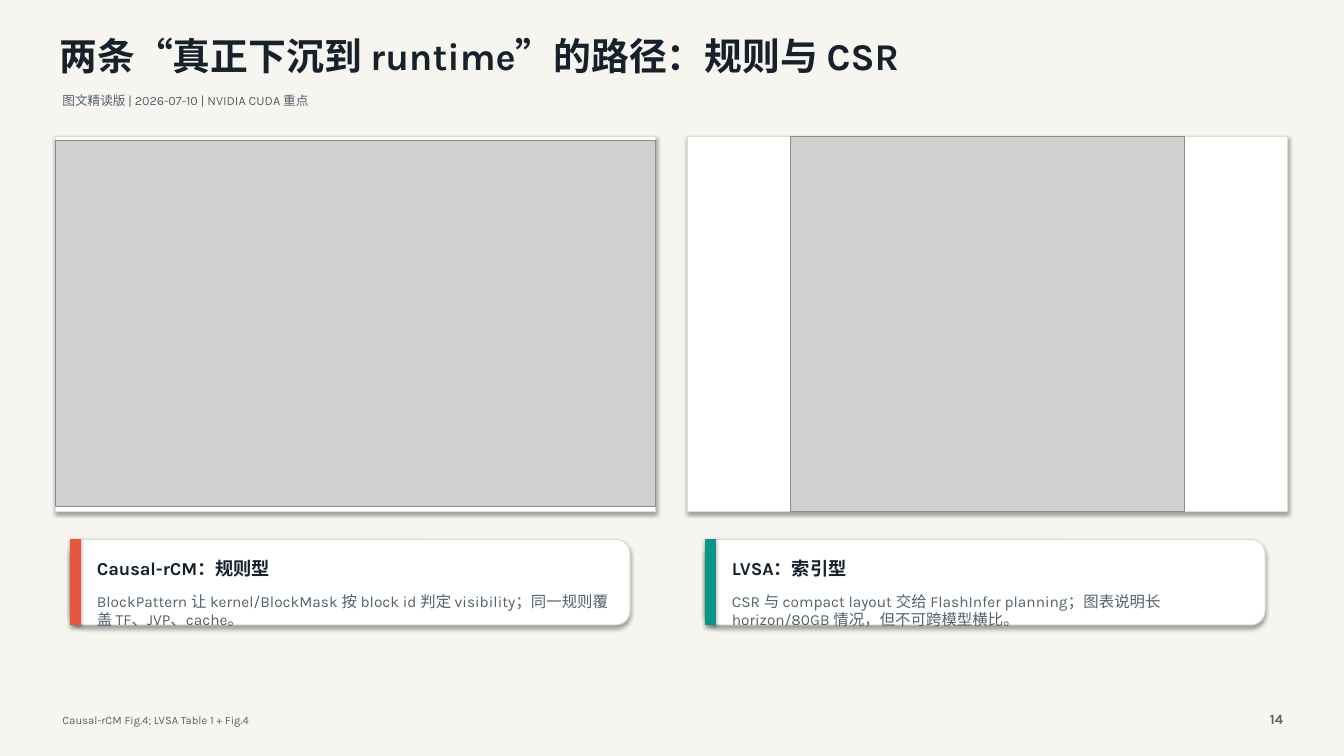
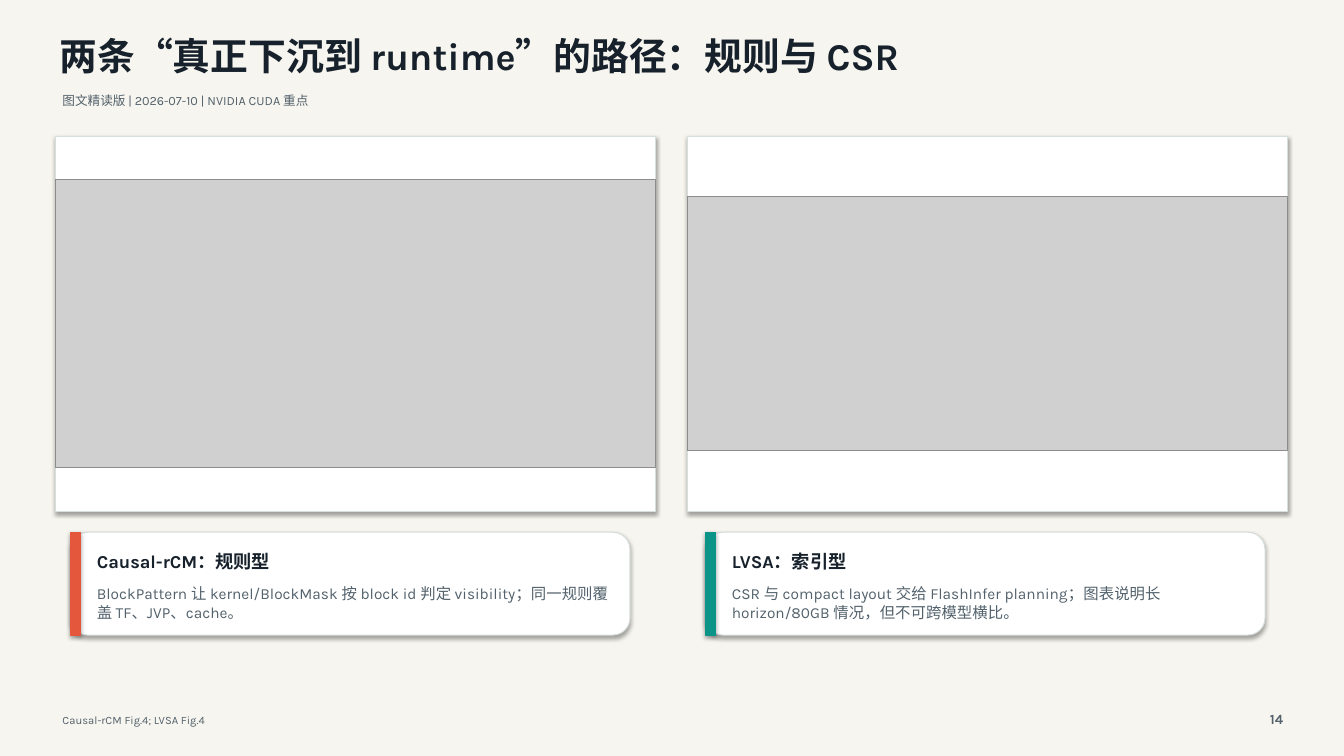
Before and after one commit to ParanoidHW/palimpsest, a slide deck: slide 14 of 01_ai_infra/kernel/custom_attn/多模态稀疏Attention与定制Mask_Kernel调研.pptx. Drawn at 1344x756 pixels with LibreOffice and Linux fonts; fonts in the diff are those of the drawing; grey boxes stand for pictures. Boxes give left, top, right and bottom in pixels: in the first picture for what was removed or moved away, otherwise in the second. Text is boxed around its words. In the diff, an @@ line names an element or a change of style, - is before the commit and + after.

```diff
--- a/01_ai_infra/kernel/custom_attn/多模态稀疏Attention与定制Mask_Kernel调研.pptx
+++ b/01_ai_infra/kernel/custom_attn/多模态稀疏Attention与定制Mask_Kernel调研.pptx
@@ picture: place and size @@
-picture at <box>55,141,655,507</box>
+picture at <box>55,180,655,468</box>
@@ picture: place and size @@
-picture at <box>790,136,1185,511</box>
+picture at <box>688,197,1288,451</box>
@@ rounded rectangle: place and size @@
-rounded rectangle at <box>71,539,630,625</box>
+rounded rectangle at <box>71,532,630,635</box>
@@ rectangle: place and size @@
-rectangle at <box>71,539,81,625</box>
+rectangle at <box>71,532,81,635</box>
@@ rounded rectangle: place and size @@
-rounded rectangle at <box>706,539,1265,625</box>
+rounded rectangle at <box>706,532,1265,635</box>
@@ rectangle: place and size @@
-rectangle at <box>706,539,716,625</box>
+rectangle at <box>706,532,716,635</box>
@@ text "Causal-rCM：规则型": place and size @@
-text "Causal-rCM：规则型" at <box>97,559,270,577</box>
+text "Causal-rCM：规则型" at <box>97,552,270,570</box>
@@ text "LVSA：索引型": place and size @@
-text "LVSA：索引型" at <box>732,559,847,577</box>
+text "LVSA：索引型" at <box>732,552,847,570</box>
@@ text "BlockPattern 让 kernel/BlockMask 按 block ...": place and size @@
-text "BlockPattern 让 kernel/BlockMask 按 block ..." at <box>97,594,608,630</box>
+text "BlockPattern 让 kernel/BlockMask 按 block ..." at <box>97,586,608,619</box>
@@ text "CSR 与 compact layout 交给 ...": place and size @@
-text "CSR 与 compact layout 交给 ..." at <box>732,594,1161,628</box>
+text "CSR 与 compact layout 交给 ..." at <box>732,586,1161,620</box>
@@ text at <box>62,716,205,727</box>: text changed @@
-Causal-rCM Fig.4; LVSA Table 1 + Fig.4
+Causal-rCM Fig.4; LVSA Fig.4
```
Also in this commit, not shown: 7 other slides changed, 16 other files.
